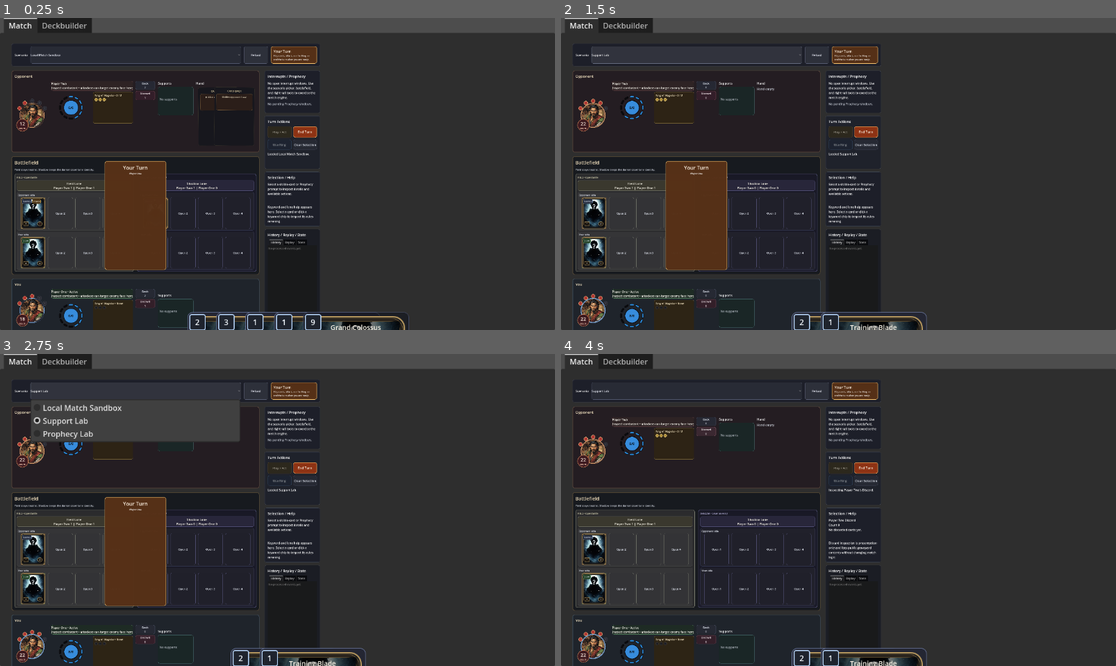
Above: before the commit, frames 1-4 (two rows, left to right).
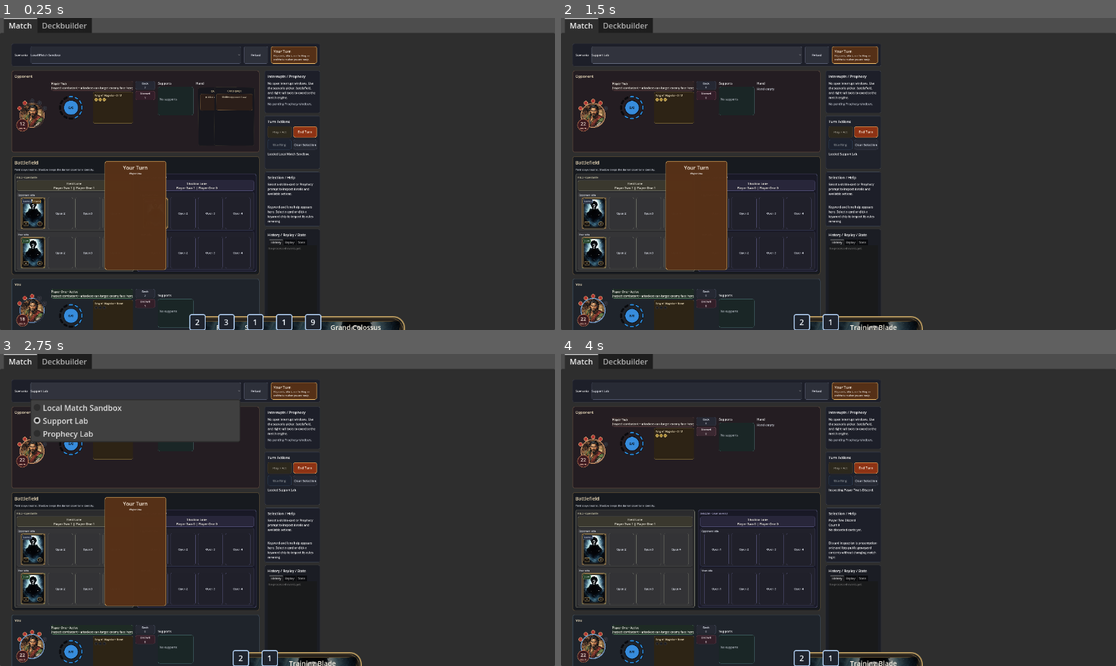
Above: after the commit, the same moments.

Repository: FlinnBurgess/elder-scrolls-legends
Game: Godot game, scene res://scenes/bootstrap/bootstrap.tscn
The game is run twice, just before and just after one commit, with the same random seed, the same clock (stepped at 60 frames per second) and the same inputs.
Inputs:
- Up to frame 1 (0.25 s): no input
- Up to frame 2 (1.5 s): click "Local Match Sandbox" at 0.5 s; click "Player Two Inspect combatant …" at 1.25 s
- Up to frame 3 (2.75 s): click "Support Lab" at 2 s
- Up to frame 4 (4 s): click "Deck 0" at 2.75 s; click "Discard 0" at 3.5 s

The runs differ from the first frame. In frame 1, 0.2% of the frame differs, in the area x 33-74%, y 94-100%; in frame 2, less than 0.1%; in frame 3, less than 0.1%; in frame 4, less than 0.1%.

Commit message:
Move whole card on hover with invisible hit zone extension
Move the entire button upward on hover so the raised card is fully
interactive, and extend the button height downward to cover the gap
between the raised position and the resting position. This invisible
hit zone prevents hover oscillation without sacrificing clickability.
Button backgrounds use StyleBoxEmpty so the extension is invisible.

Co-Authored-By: Claude Opus 4.6 <noreply@anthropic.com>

Diff:
--- a/src/ui/match_screen.gd
+++ b/src/ui/match_screen.gd
@@ -1848,11 +1848,18 @@
 		var position := Vector2(start_x + overlap_step * index, base_y)
 		button.size = card_size
 		button.position = position
+		button.pivot_offset = card_size * 0.5
 		button.rotation_degrees = 0.0
 		button.scale = Vector2.ONE
 		button.z_index = index
 		button.set_meta("hand_index", index)
 		button.set_meta("base_position", position)
+		button.set_meta("card_size", card_size)
+		# Make button background transparent — the CardDisplayComponent provides
+		# all visual framing, and the button may extend beyond the card as a hit zone
+		var empty_style := StyleBoxEmpty.new()
+		for state in ["normal", "hover", "pressed", "disabled", "focus"]:
+			button.add_theme_stylebox_override(state, empty_style)
 	for button in cards:
 		_apply_local_hand_hover_state(button, false)
 
@@ -1901,48 +1908,61 @@
 func _apply_local_hand_hover_state(button: Button, hovered: bool) -> void:
 	if button == null:
 		return
-	var content_root: Control = button.get_meta("content_root", null) if button.has_meta("content_root") else null
-	if content_root == null:
-		return
+	var base_position: Vector2 = button.get_meta("base_position", button.position)
 	var hand_index := int(button.get_meta("hand_index", button.z_index))
 	var selected := str(button.get_meta("instance_id", "")) == _selected_instance_id
 	var locked := bool(button.get_meta("presentation_locked", false))
-	var card_size := button.size
-	# How far the content needs to rise to be fully visible, plus margin from screen bottom
+	var card_size: Vector2 = button.get_meta("card_size", button.size)
+	# How far the card needs to rise to be fully visible, plus margin from screen bottom
 	var bottom_margin := 24.0
 	var rise_amount := card_size.y * 0.85 + bottom_margin
-	# Determine target state — button stays fixed, content_root moves
+	# Determine target state
 	var any_selected := not _selected_instance_id.is_empty()
-	var target_content_y := 0.0
+	var target_position := base_position
+	var target_size := card_size
 	var target_scale := Vector2.ONE
 	var target_z := hand_index
 	# When any card is selected (placement mode), non-selected hand cards ignore mouse
 	# so they don't block clicks on the board/support surface beneath them
 	var target_filter := Control.MOUSE_FILTER_IGNORE if (any_selected and not selected) else Control.MOUSE_FILTER_STOP
+	var raised := false
 	if not locked:
 		if selected:
 			target_filter = Control.MOUSE_FILTER_IGNORE
 			target_scale = Vector2(1.05, 1.05)
-			target_content_y = -rise_amount
+			target_position = base_position + Vector2(0.0, -rise_amount)
 			target_z = 110
+			raised = true
 		if hovered:
 			target_filter = Control.MOUSE_FILTER_STOP
 			target_scale = Vector2(1.1, 1.1) if selected else Vector2(1.05, 1.05)
-			target_content_y = -rise_amount - (20.0 if selected else 0.0)
+			target_position = base_position + Vector2(0.0, -rise_amount - (20.0 if selected else 0.0))
 			target_z = 120 if selected else 100
+			raised = true
+	# When raised, extend button height downward to create an invisible hit zone
+	# that prevents hover oscillation when the card moves away from the cursor
+	if raised:
+		var extend := base_position.y - target_position.y
+		target_size = Vector2(card_size.x, card_size.y + extend)
 	# Apply non-animated properties immediately
 	button.z_index = target_z
 	button.mouse_filter = target_filter
-	content_root.pivot_offset = card_size * 0.5
-	content_root.scale = target_scale
-	# Animate content position (the rise/fall) — button stays fixed as hit area
+	button.scale = target_scale
+	button.pivot_offset = card_size * 0.5
+	button.size = target_size
+	# Pin content to original card dimensions at the top of the (possibly taller) button
+	var content_root: Control = button.get_meta("content_root", null) if button.has_meta("content_root") else null
+	if content_root != null:
+		content_root.set_anchors_and_offsets_preset(Control.PRESET_TOP_LEFT)
+		content_root.position = Vector2.ZERO
+		content_root.size = card_size
+	# Animate position (the rise/fall)
 	var tween_key := "hand_hover_tween"
 	var existing_tween: Tween = button.get_meta(tween_key, null) if button.has_meta(tween_key) else null
 	if existing_tween != null and existing_tween.is_valid():
 		existing_tween.kill()
-	var target_content_pos := Vector2(0.0, target_content_y)
 	var tween := create_tween()
-	tween.tween_property(content_root, "position", target_content_pos, 0.15).set_ease(Tween.EASE_OUT).set_trans(Tween.TRANS_QUAD)
+	tween.tween_property(button, "position", target_position, 0.15).set_ease(Tween.EASE_OUT).set_trans(Tween.TRANS_QUAD)
 	button.set_meta(tween_key, tween)
 
 
--- a/tests/match_ui_runner.gd
+++ b/tests/match_ui_runner.gd
@@ -296,8 +296,7 @@
 	if not _assert(field_guardian_button != null and shadow_raider_button != null and steel_sword_button != null, "Expected named local hand card frames for the fan layout."):
 		return false
 	field_guardian_button.emit_signal("mouse_entered")
-	var field_guardian_content := field_guardian_button.get_meta("content_root", null) as Control
-	var hover_scale := field_guardian_content.scale.x if field_guardian_content != null else 1.0
+	var hover_scale := field_guardian_button.scale.x
 	var hover_z := field_guardian_button.z_index
 	field_guardian_button.emit_signal("mouse_exited")
 	return (
@@ -314,7 +313,7 @@
 		_assert(shadow_raider_power != null and _color_reads_red(shadow_raider_power.get_theme_color("font_color")), "Reduced creature power should color red.") and
 		_assert(field_guardian_button.position.x + field_guardian_button.size.x > shadow_raider_button.position.x, "Local hand cards should intentionally overlap instead of sitting in a plain row.") and
 		_assert(hover_scale > 1.0 and hover_z > 0, "Local hand hover should enlarge and raise the hovered card.") and
-		_assert(field_guardian_content != null and is_equal_approx(field_guardian_content.scale.x, 1.0), "Hover emphasis should reset cleanly after the pointer leaves.") and
+		_assert(is_equal_approx(field_guardian_button.scale.x, 1.0), "Hover emphasis should reset cleanly after the pointer leaves.") and
 		_assert(grand_colossus_button != null and grand_colossus_button.self_modulate.a < 0.9, "Unaffordable local hand cards should be visually muted.") and
 		_assert(hidden_opponent_button != null and hidden_opponent_button.disabled, "Opponent hand cards should render as hidden backs rather than selectable text frames.") and
 		_assert(hidden_back_label != null and hidden_back_label.text.contains("CARD BACK"), "Opponent hand should visibly read as face-down card backs.")
@@ -509,7 +508,7 @@
 	var valid_drop := screen.drop_hand_drag_on_node("shadow_lane_header")
 	return (
 		_assert(select_ok, "Selecting a hand creature should expose interaction highlights.") and
-		_assert(field_guardian_button != null and field_guardian_button.get_meta("content_root", null) != null and (field_guardian_button.get_meta("content_root") as Control).scale.x > 1.0, "Selected local hand cards should remain visually lifted for readability.") and
+		_assert(field_guardian_button != null and field_guardian_button.scale.x > 1.0, "Selected local hand cards should remain visually lifted for readability.") and
 		_assert(interaction_state.get("selection_mode", "") == "summon", "Creature hand selection should enter summon interaction mode.") and
 		_assert(interaction_state.get("valid_lane_slot_keys", []).size() >= 2, "Summon selection should highlight multiple valid drop slots.") and
 		_assert(not interaction_state.get("valid_lane_slot_keys", []).has("field:player_2:1"), "Opponent lane slots should not be listed as valid summon drops.") and
